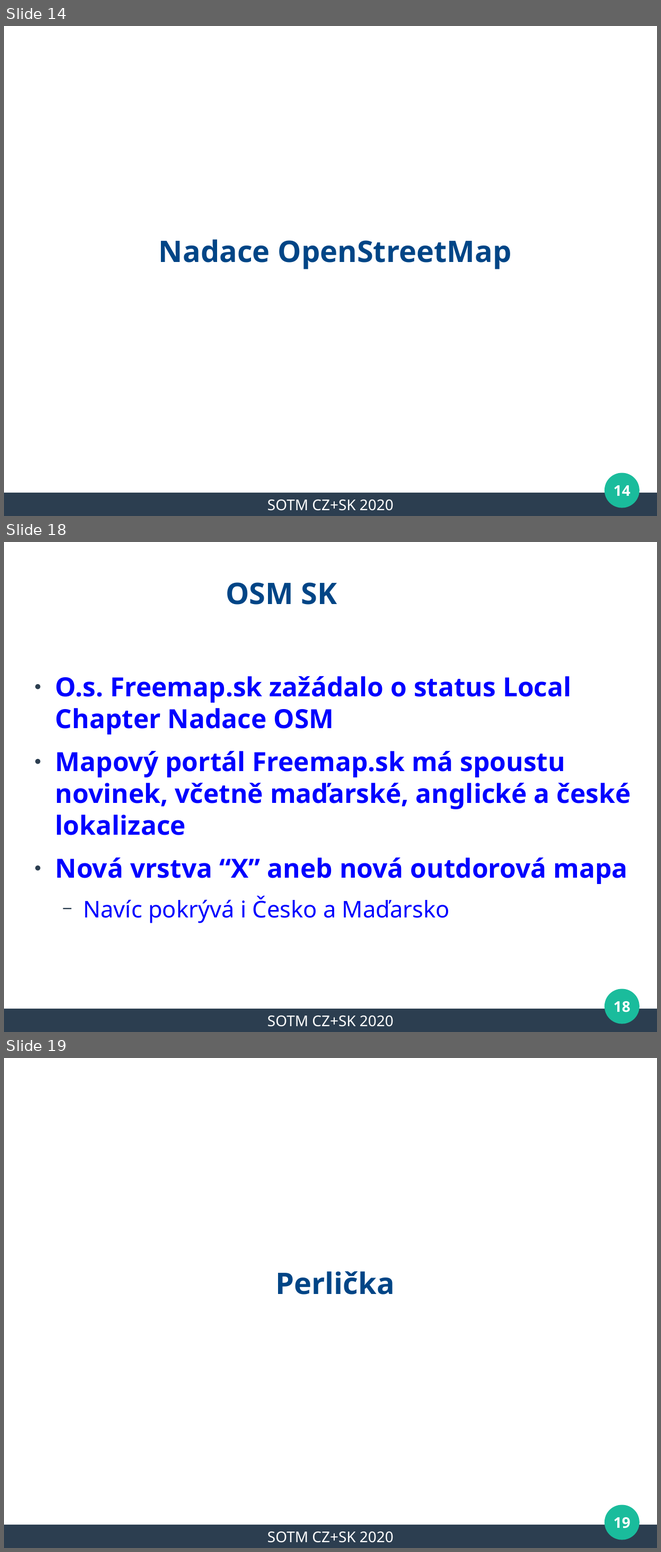
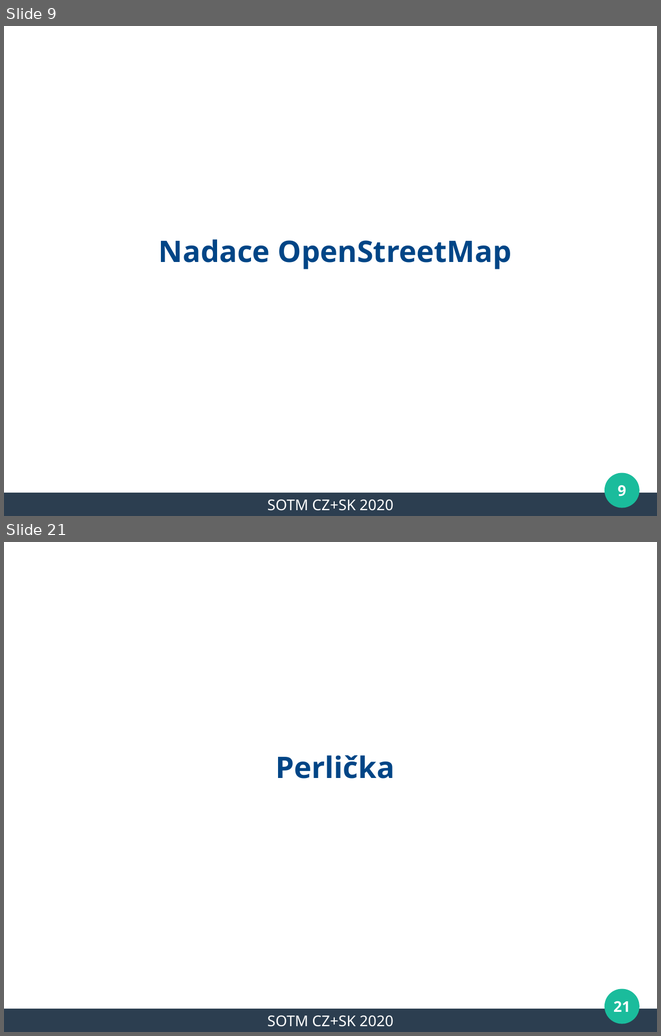
Before and after one commit to mkyral/osm, a slide deck: prezentace/SOTM_CZ_2020/mkyral_WeeklyOSM_2020.odp. Shown one above the other, each under a label of ours: slides 14, 18 and 19 before the commit, slides 9 and 21 after it; the slides between them are not shown. The pictures are 661x1552 and 661x1036 pixels, drawn with LibreOffice and Linux fonts; fonts in the diff are those of the drawing; background and template pictures are left out. Boxes give left, top, right and bottom in pixels: in the first picture for what was removed or moved away, otherwise in the second. Text is boxed around its words. In the diff, an @@ line names an element or a change of style, - is before the commit and + after.

Commit message:
SOTM_2020 - final version

```diff
--- a/prezentace/SOTM_CZ_2020/mkyral_WeeklyOSM_2020.odp
+++ b/prezentace/SOTM_CZ_2020/mkyral_WeeklyOSM_2020.odp
@@ slide 18 removed at (x1=4, y1=542, x2=657, y2=1032), background #FFFFFF; not listed: 3 template elements that a slide beside it also shows @@
@@ title removed at (x1=226, y1=582, x2=337, y2=605) @@
-OSM SK
@@ text removed at (x1=55, y1=676, x2=631, y2=923) @@
-● O.s. Freemap.sk zažádalo o status Local Chapter Nadace OSM
-● Mapový portál Freemap.sk má spoustu novinek, včetně maďarské, anglické a české lokalizace
-● Nová vrstva “X” aneb nová outdorová mapa
-  − Navíc pokrývá i Česko a Maďarsko
@@ page number removed at (x1=614, y1=1001, x2=630, y2=1012) @@
-18
@@ text removed at (x1=267, y1=1015, x2=394, y2=1026) @@
-SOTM CZ+SK 2020
@@ what was slide 14 is now slide 9 @@
@@ page number at (x1=618, y1=485, x2=626, y2=496): text changed @@
-14
+9
@@ what was slide 19 is now slide 21 @@
@@ page number at (x1=614, y1=1000, x2=630, y2=1012): text changed @@
-19
+21
```
Also in this commit, not shown: 8 slides changed, 3 slides added.
